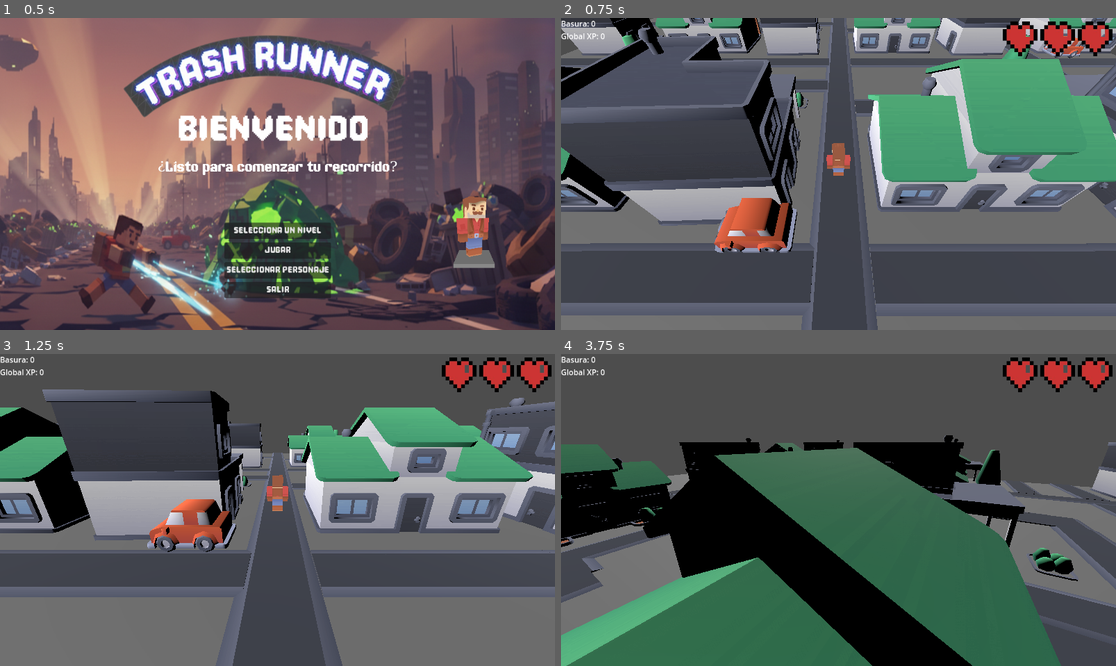
Above: before the commit, frames 1-4 (two rows, left to right).
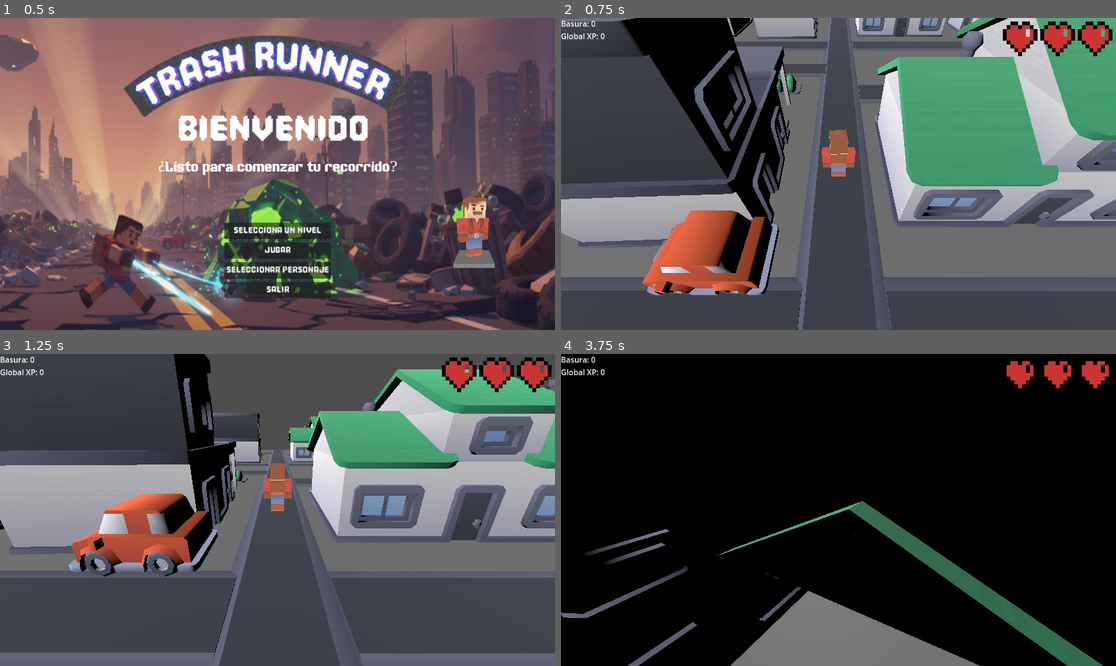
Above: after the commit, the same moments.

Repository: Ilesandres/game-recolections
Game: Godot game, scene res://src/UI/MainMenu.tscn
Same seed, same stepped clock (60 frames per second), same inputs: the game is played once before the commit and once after it.
Inputs (mouse positions are in pixels of both pictures, inside the frame that each line leads up to):
- Up to frame 1 (0.5 s): no input
- Up to frame 2 (0.75 s): click "Jugar" at 0.5 s
- Up to frame 3 (1.25 s): no input
- Up to frame 4 (3.75 s): move the mouse to (960, 494) at 1.27 s; hold Right (ui_right) 1.28-2.03 s; click (960, 494) at 1.42 s; move the mouse to (727, 525) at 2.02 s; hold Down (ui_down) 2.03-2.78 s; move the mouse to (894, 441) at 2.77 s; hold Right (ui_right) 2.78-3.53 s; move the mouse to (810, 572) at 3.52 s; hold Up (ui_up) from 3.53 s (still down); click (810, 572) at 3.67 s

Frame 1 is identical in both runs. In frame 2, 60% of the frame differs, in the area x 0-100%, y 0-100%; in frame 3, 58%; in frame 4, 79%.

Commit message:
fix camera acercar con colisiones

Diff:
--- a/Player.gd
+++ b/Player.gd
@@ -29,10 +29,12 @@
 signal player_died
 var is_taking_damage: bool = false
 
+
 @onready var collision_shape: CollisionShape3D = $CollisionShape3D
 @onready var visuals_node: Node3D = $Visuals
 @onready var animation_timer: Timer = $AnimationTimer
 @onready var camera_boom: Node3D = $CameraBoom
+@onready var auto_jump_ray: RayCast3D = $AutoJumpRay
 
 signal health_changed(current_health, max_health)
 
--- a/scenes/Player.tscn
+++ b/scenes/Player.tscn
@@ -21,3 +21,13 @@
 
 [node name="AnimationTimer" type="Timer" parent="."]
 one_shot = true
+
+[node name="AutoJumpRay" type="RayCast3D" parent="."]
+transform = Transform3D(1.5, 0, 0, 0, 1.5, 0, 0, 0, 1.5, 0, 0.2, 0)
+target_position = Vector3(0, 0, -1)
+collision_mask = 16
+
+[node name="GroundRay" type="RayCast3D" parent="."]
+transform = Transform3D(1, 0, 0, 0, 1, 0, 0, 0, 1, 0, 0.5, 0)
+target_position = Vector3(0, -2, 0)
+collision_mask = 16
--- a/scenes/game_scene.tscn
+++ b/scenes/game_scene.tscn
@@ -18,7 +18,8 @@
 
 [node name="CameraBoom" type="SpringArm3D" parent="PlayerContainer/Player"]
 transform = Transform3D(1, 0, 0, 0, 0.96592575, -0.258819, 0, 0.258819, 0.96592575, 0, 6.674652, 0)
-spring_length = 10.0
+collision_mask = 16
+spring_length = 6.0
 
 [node name="Camera3D" type="Camera3D" parent="PlayerContainer/Player/CameraBoom"]
 
--- a/scenes/world/map/plantas-1.tscn
+++ b/scenes/world/map/plantas-1.tscn
@@ -46,9 +46,11 @@
 size = Vector3(0.3965454, 0.047851563, 0.29638672)
 
 [sub_resource type="SphereShape3D" id="SphereShape3D_ik3it"]
-radius = 0.07
+radius = 0.08606651
 
 [node name="planter2" type="StaticBody3D"]
+collision_layer = 16
+collision_mask = 13
 
 [node name="planter" type="MeshInstance3D" parent="."]
 mesh = SubResource("ArrayMesh_n6c77")
@@ -63,7 +65,7 @@
 shape = SubResource("SphereShape3D_ik3it")
 
 [node name="CollisionShape3D3" type="CollisionShape3D" parent="."]
-transform = Transform3D(1, 0, 0, 0, 1, 0, 0, 0, 1, 0.07254028, 0.082816854, -0.061764203)
+transform = Transform3D(0.99961156, 0, 0.027869299, 0, 1, 0, -0.027869299, 0, 0.99961156, 0.07254028, 0.082816854, -0.061764203)
 shape = SubResource("SphereShape3D_ik3it")
 
 [node name="CollisionShape3D4" type="CollisionShape3D" parent="."]
